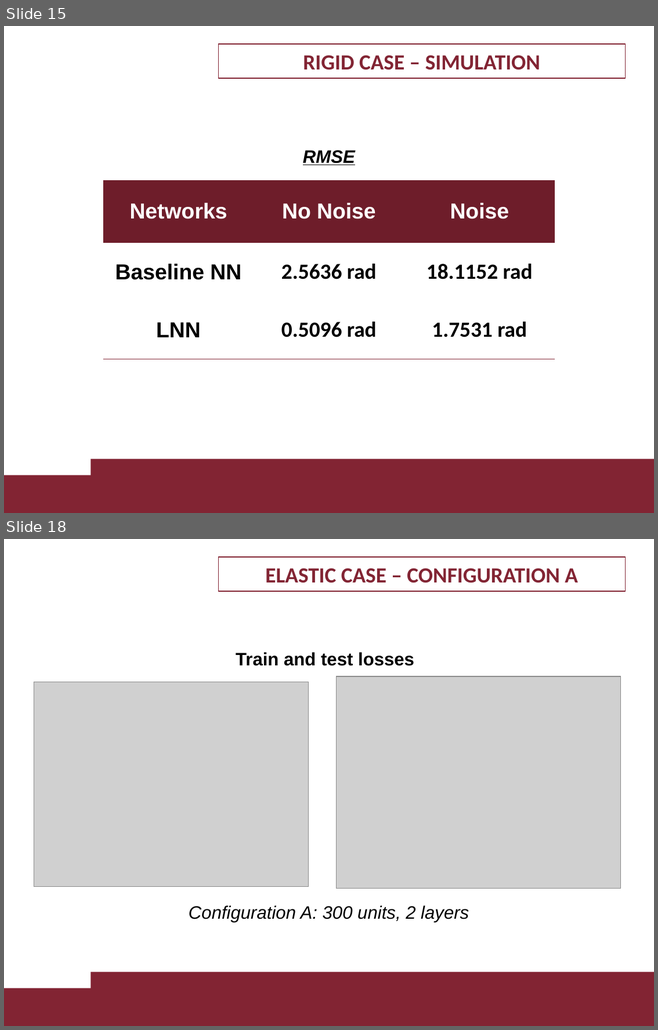
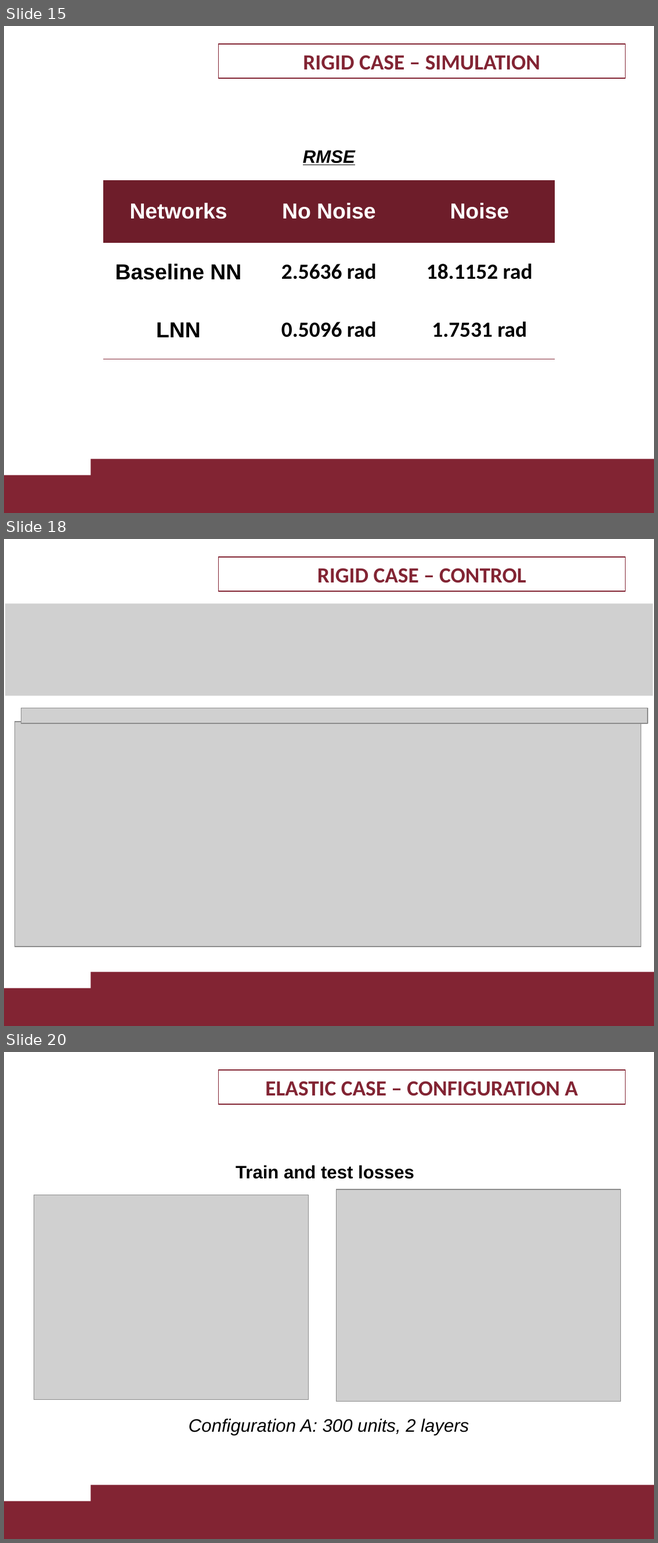
Before and after one commit to LorCir28/lagrangian_neural_network_with_PDcontroller_gravity_cancellation, a slide deck: presentation/1895955_1884561.pptx. Shown one above the other, each under a label of ours: slides 15 and 18 before the commit, slides 15, 18 and 20 after it; the slides between them are not shown. The pictures are 658x1030 and 658x1543 pixels, drawn with LibreOffice and Linux fonts; fonts in the diff are those of the drawing; grey boxes stand for pictures; background and template pictures are left out. Boxes give left, top, right and bottom in pixels: in the first picture for what was removed or moved away, otherwise in the second. Text is boxed around its words. In the diff, an @@ line names an element or a change of style, - is before the commit and + after.

```diff
--- a/presentation/1895955_1884561.pptx
+++ b/presentation/1895955_1884561.pptx
@@ slide 18 added at [4,539,654,1026], background #FFFFFF; not listed: 2 template elements that a slide beside it also shows @@
@@ rectangle added at [219,557,625,592], outline #822433 0.75 pt, 24 pt, text #822433, bold @@
+RIGID CASE – CONTROL
@@ picture added at [5,603,652,696] @@
@@ picture added at [21,708,647,723] @@
@@ picture added at [14,722,641,946] @@
@@ what was slide 18 is now slide 20 @@
```
Also in this commit, not shown: 1 slide changed, 1 other slide added, 20 other files.
